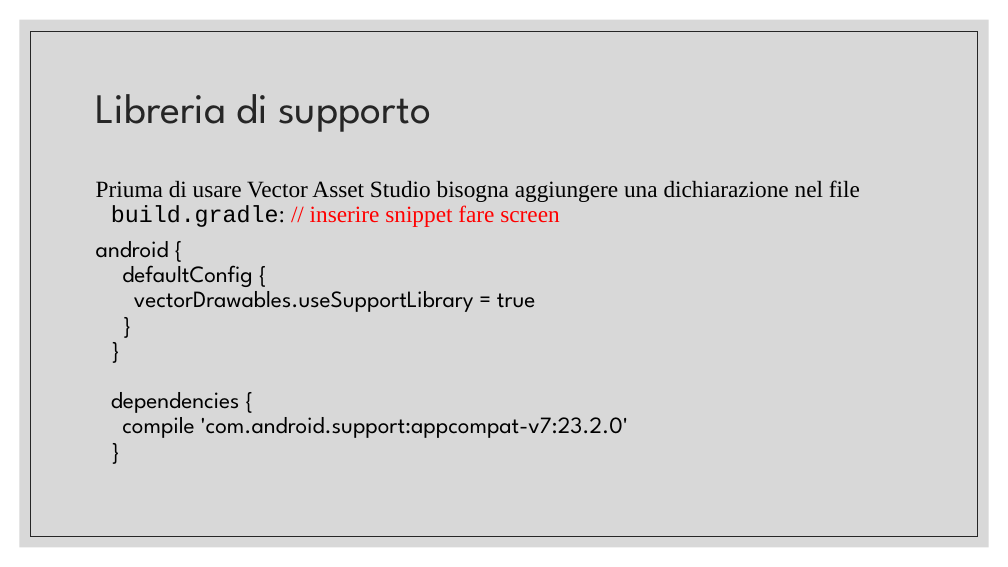
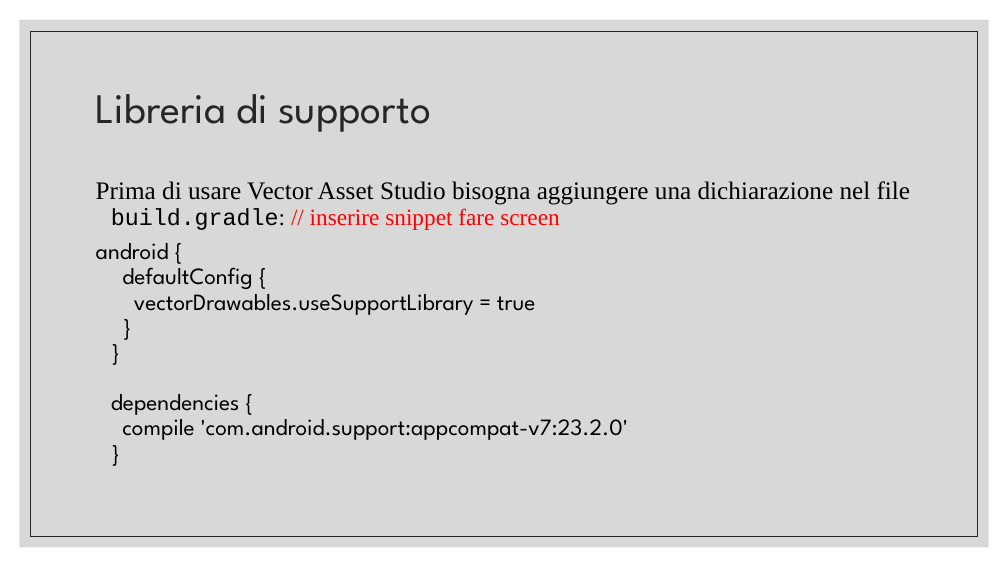
Before and after one commit to tizianotaglienti/Colleghi-Ristretti, a slide deck: slide 20 of Vector asset studio.pptx. Drawn at 1008x567 pixels with LibreOffice and Linux fonts; fonts in the diff are those of the drawing. Boxes give left, top, right and bottom in pixels: in the first picture for what was removed or moved away, otherwise in the second. Text is boxed around its words. In the diff, an @@ line names an element or a change of style, - is before the commit and + after.

```diff
--- a/Vector asset studio.pptx
+++ b/Vector asset studio.pptx
@@ text at bbox=[96, 181, 911, 230]: text changed; size 22.2 to 24.1 pt @@
-Priuma di usare Vector Asset Studio bisogna aggiungere una dichiarazione nel file build.gradle: // inserire snippet fare screen
+Prima di usare Vector Asset Studio bisogna aggiungere una dichiarazione nel file build.gradle: // inserire snippet fare screen
```
Also in this commit, not shown: 13 other slides changed, 17 slides added, 1 slide removed, 1 other file.
